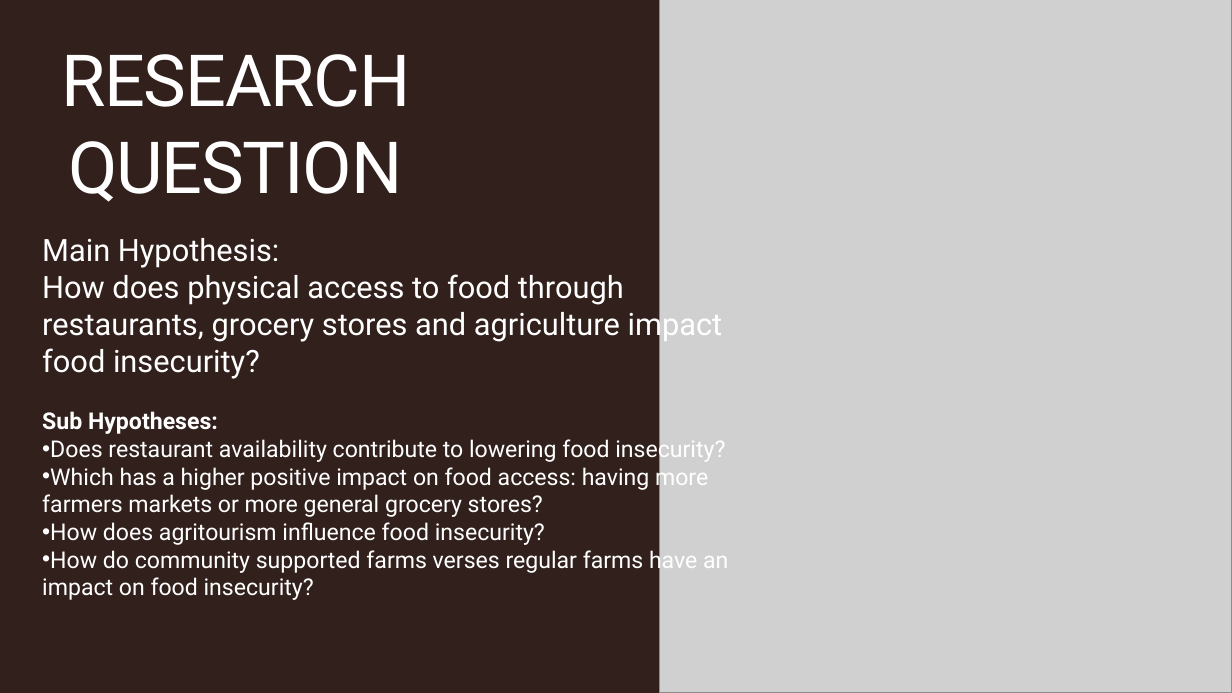
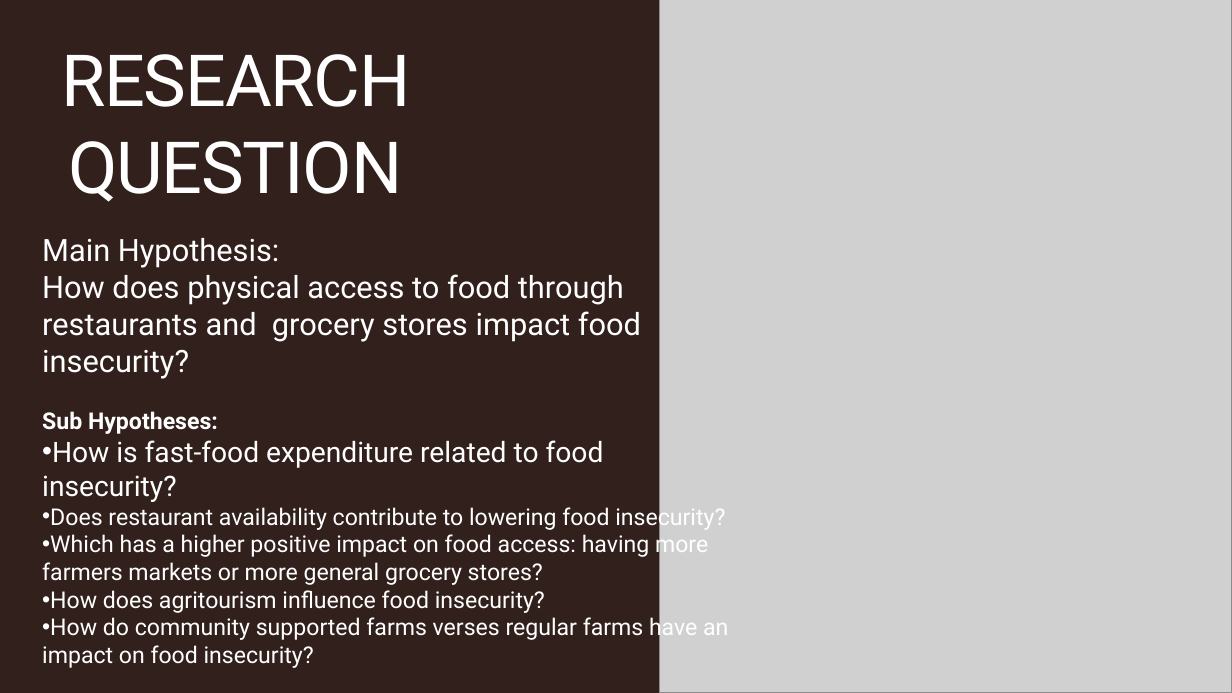
Before and after one commit to macicchino/Food_Insecurity, a slide deck: slide 6 of Presentation in progress/SQL TEAM 6 FOOD INSECURITY PRESENTATION.pptx. Drawn at 1232x693 pixels with LibreOffice and Linux fonts; fonts in the diff are those of the drawing; grey boxes stand for pictures. Boxes give left, top, right and bottom in pixels: in the first picture for what was removed or moved away, otherwise in the second. Text is boxed around its words. In the diff, an @@ line names an element or a change of style, - is before the commit and + after.

```diff
--- a/Presentation in progress/SQL TEAM 6 FOOD INSECURITY PRESENTATION.pptx
+++ b/Presentation in progress/SQL TEAM 6 FOOD INSECURITY PRESENTATION.pptx
@@ text at [42, 274, 641, 379]: text changed @@
-How does physical access to food through restaurants, grocery stores and agriculture impact food insecurity?
+How does physical access to food through restaurants and grocery stores impact food insecurity?
@@ text at [42, 440, 604, 502]: paragraph added @@
+• How is fast-food expenditure related to food insecurity?
```
Also in this commit, not shown: 9 other slides changed, 1 slide removed.
